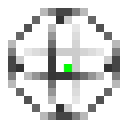
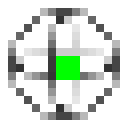
Layers edited between the first and the second w=128, h=128 image:
painted on "x_gate.png" over [56, 56, 80, 80]
